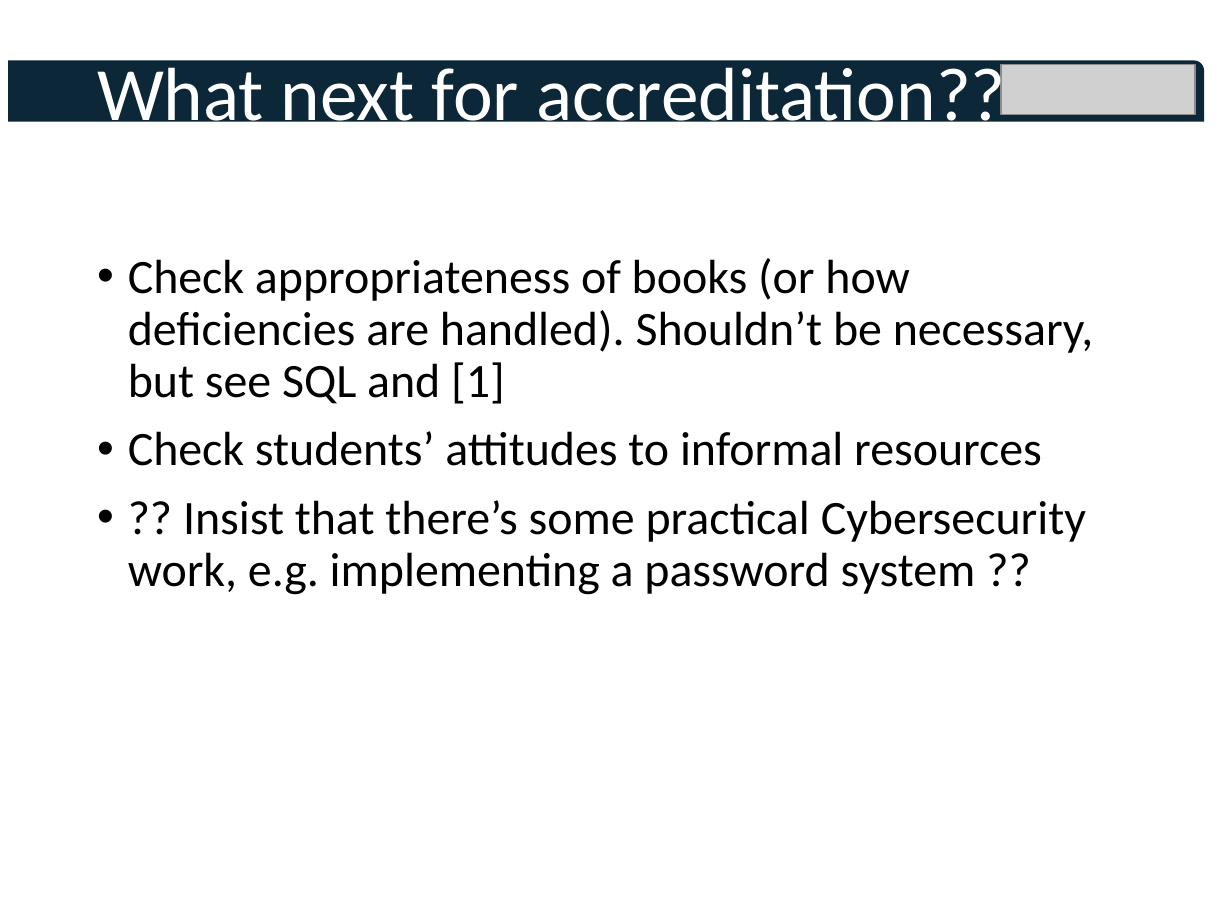
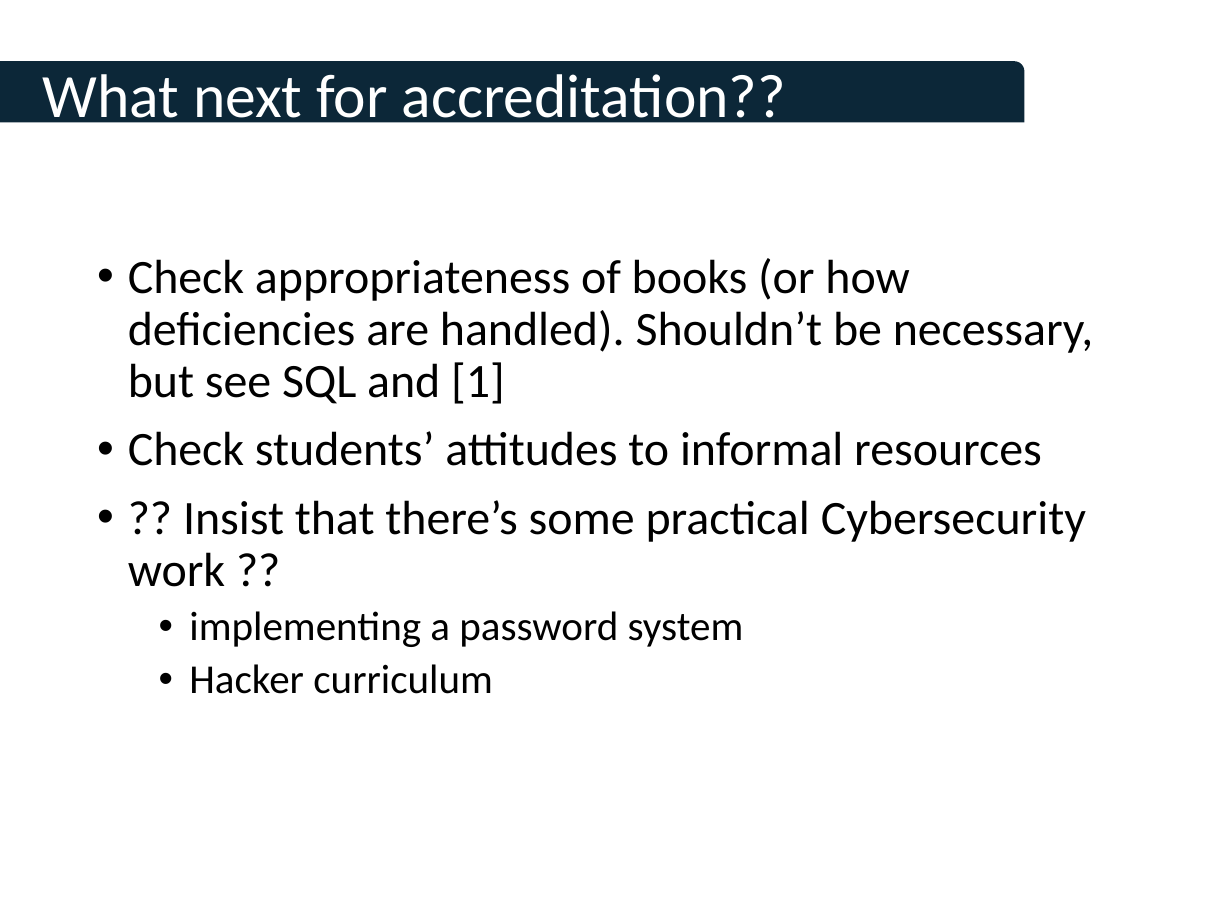
Before and after one commit to tomcrick/FIE2019, a slide deck: slide 10 of TalkatFI2019.pptx. Drawn at 1232x924 pixels with LibreOffice and Linux fonts; fonts in the diff are those of the drawing; grey boxes stand for pictures; background and template pictures are left out. Boxes give left, top, right and bottom in pixels: in the first picture for what was removed or moved away, otherwise in the second. Text is boxed around its words. In the diff, an @@ line names an element or a change of style, - is before the commit and + after.

Commit message:
Changes to (old) talk

```diff
--- a/TalkatFI2019.pptx
+++ b/TalkatFI2019.pptx
@@ text "What next for accreditation??" moved from (x1=97, y1=58, x2=1006, y2=138) to (x1=43, y1=74, x2=786, y2=132) @@
@@ text "What next for accreditation??" at (x1=43, y1=74, x2=786, y2=132): size 44 to 36 pt; more space between paragraphs; vertical alignment middle to top @@
@@ round rect added at (x1=0, y1=62, x2=1025, y2=123), fill #0C2738 @@
@@ round rect removed at (x1=9, y1=60, x2=1205, y2=122) @@
@@ picture removed at (x1=1002, y1=64, x2=1195, y2=115) @@
@@ text at (x1=128, y1=500, x2=1086, y2=694): text changed @@
-• ?? Insist that there’s some practical Cybersecurity work, e.g. implementing a password system ??
+• ?? Insist that there’s some practical Cybersecurity work ??
+  • implementing a password system
+  • Hacker curriculum
```
Also in this commit, not shown: 10 other slides changed.
